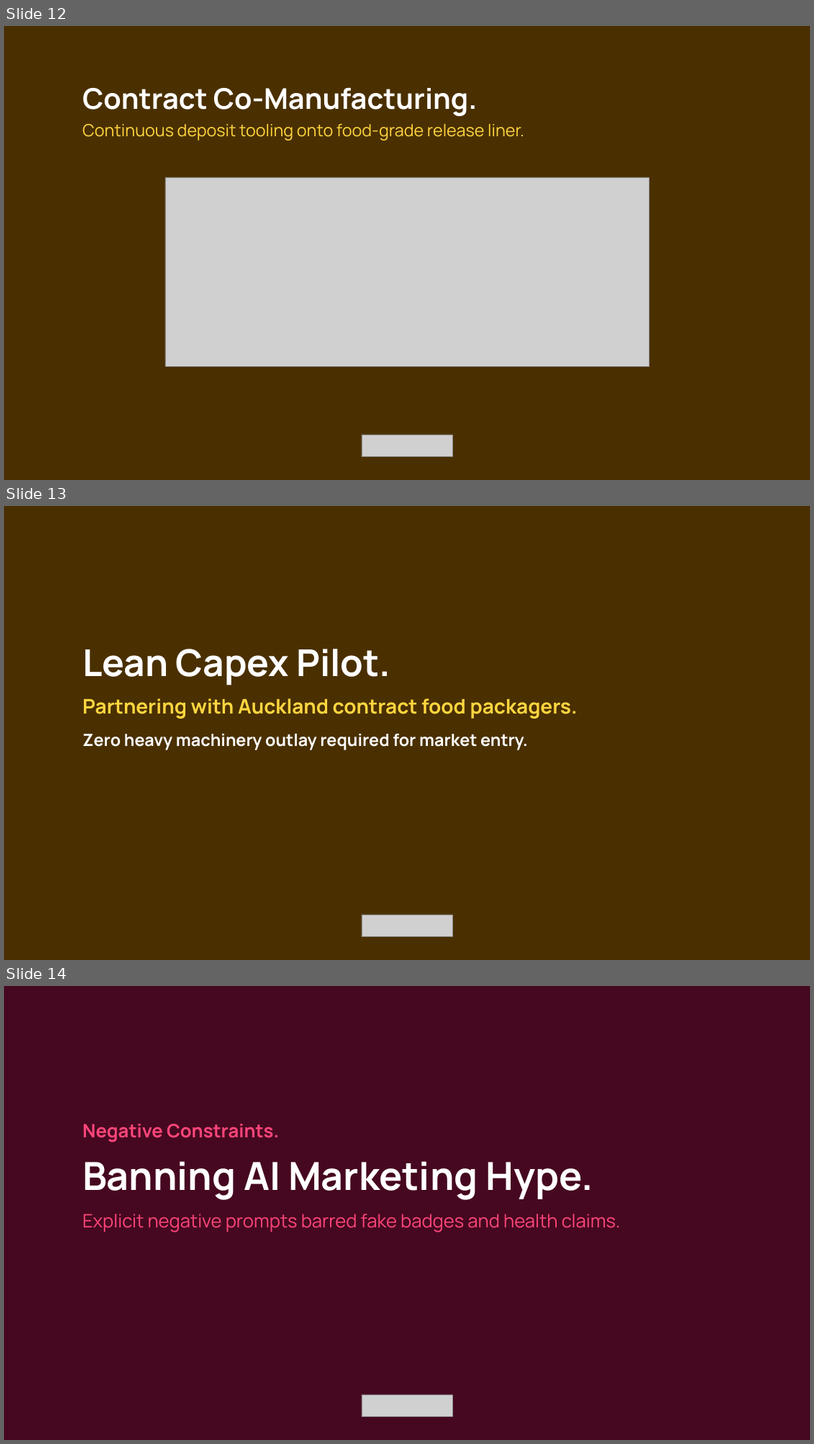
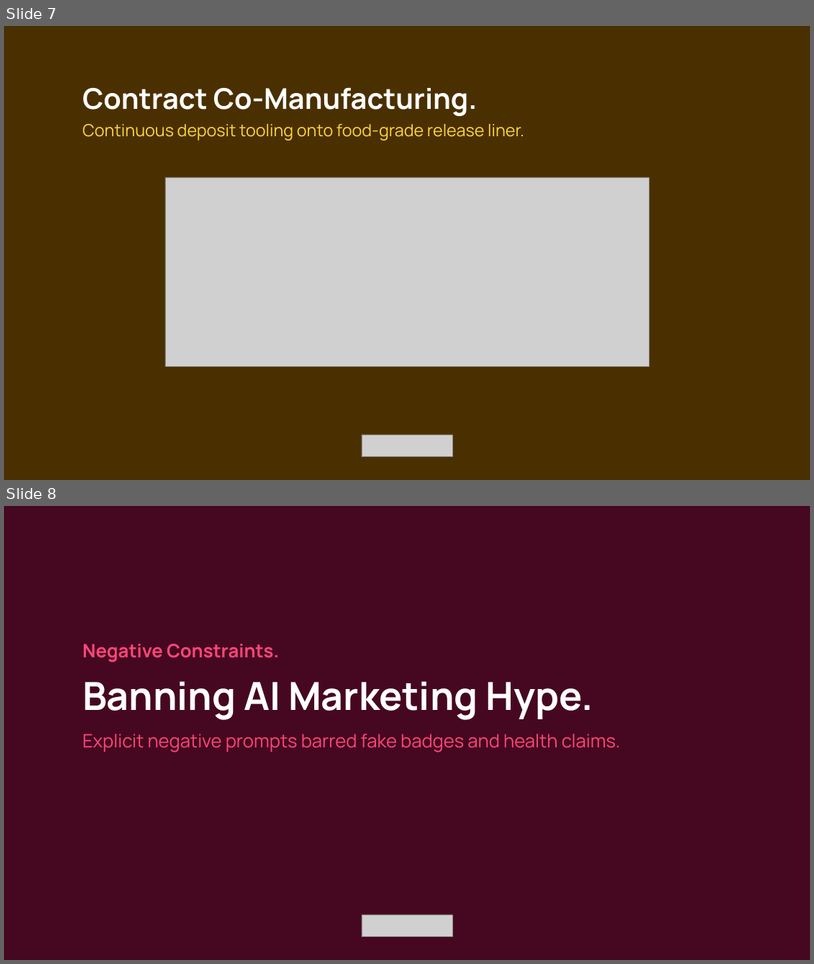
Before and after one commit to JacobCrume/stamp-spreads, a slide deck: presentation/Stamp-pitch.pptx. Shown one above the other, each under a label of ours: slides 12, 13 and 14 before the commit, slides 7 and 8 after it. The pictures are 814x1444 and 814x964 pixels, drawn with LibreOffice and Linux fonts; fonts in the diff are those of the drawing; grey boxes stand for pictures. Boxes give left, top, right and bottom in pixels: in the first picture for what was removed or moved away, otherwise in the second. Text is boxed around its words. In the diff, an @@ line names an element or a change of style, - is before the commit and + after.

```diff
--- a/presentation/Stamp-pitch.pptx
+++ b/presentation/Stamp-pitch.pptx
@@ slide 13 removed at [4, 506, 810, 960], background #FFFFFF @@
@@ rectangle removed at [4, 506, 810, 960] @@
@@ text removed at [82, 649, 578, 750] @@
-Lean Capex Pilot.
-Partnering with Auckland contract food packagers.
-Zero heavy machinery outlay required for market entry.
@@ picture removed at [362, 914, 453, 937] @@
@@ what was slide 12 is now slide 7 @@
@@ what was slide 14 is now slide 8 @@
```
Also in this commit, not shown: 1 slide changed, 5 other slides removed, 2 other files.
